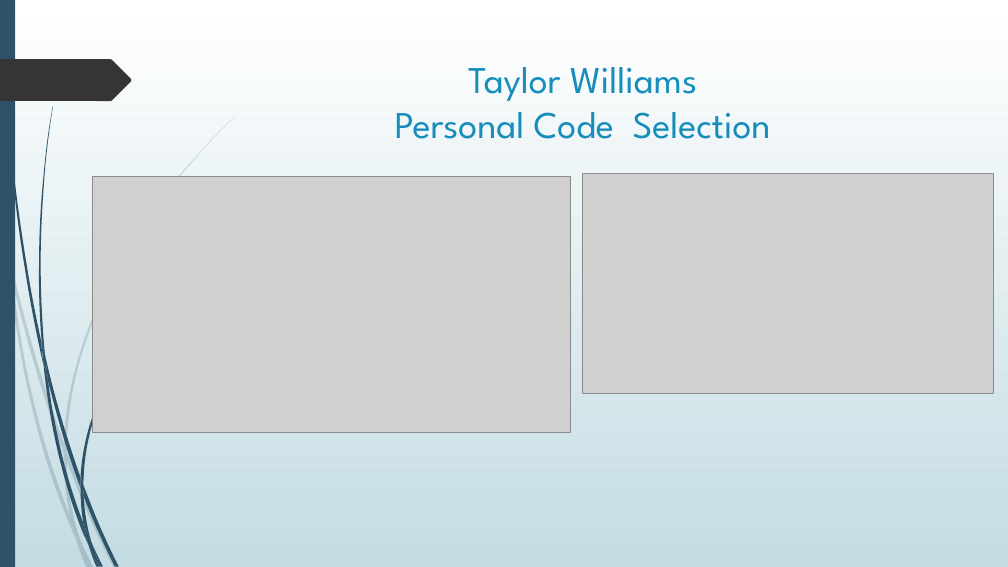
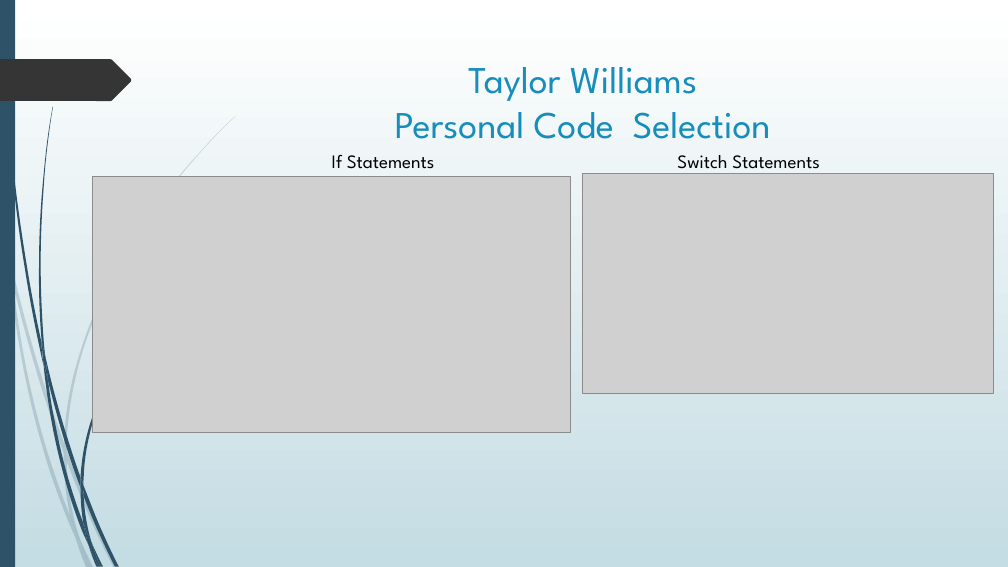
Before and after one commit to Hicken-Fredrick/The-Straight-Narrow, a slide deck: slide 10 of City of Aaron/src/Misc/CIT 260 Mid-Term Presentation.pptx. Drawn at 1008x567 pixels with LibreOffice and Linux fonts; fonts in the diff are those of the drawing; grey boxes stand for pictures. Boxes give left, top, right and bottom in pixels: in the first picture for what was removed or moved away, otherwise in the second. Text is boxed around its words. In the diff, an @@ line names an element or a change of style, - is before the commit and + after.

```diff
--- a/City of Aaron/src/Misc/CIT 260 Mid-Term Presentation.pptx
+++ b/City of Aaron/src/Misc/CIT 260 Mid-Term Presentation.pptx
@@ text added at [332,154,435,169], 18 pt, text #000000 @@
+If Statements
@@ text added at [677,155,820,174], 18 pt, text #000000 @@
+Switch Statements
```
Also in this commit, not shown: 2 other slides changed, 1 other file.
